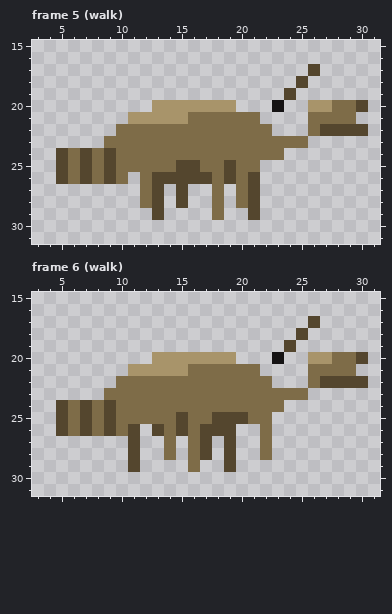
Two states of a pixel-art file, Assets/Animales/pancora_de_concepcion.aseprite. Above, as it was before the edit.
32x32 pixels, 6 frames. Shown: frame 5 (walk): x 3..31, y 15..31; frame 6 (walk): x 3..31, y 15..31. The commit also changed other frames, which this record leaves out.
The result:
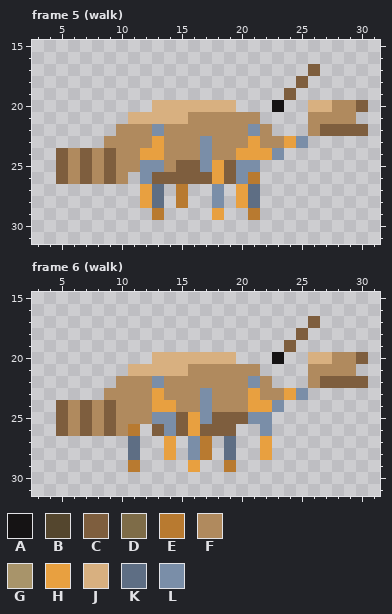
Palette (. is transparent): A #151314  B #54462e  C #7e5e3e  D #7e6c48  E #b87a30  F #b08a5e  G #a8946a  H #e8a040  J #d8b080  K #5e6e84  L #7a8ea8
From old to new:
--- frame 5 (walk)
@@ x 3..31 @@
 16 .............................
-17 .......................B.....
-18 ......................B......
-19 .....................B.......
-20 ..........GGGGGGG...A..GGDDB.
-21 ........GGGGGDDDDDD....DDDD..
-22 .......DDDDDDDDDDDDD...DBBBB.
-23 ......DDDDDDDDDDDDDDDDD......
-24 ..BDBDBDDDDDDDDDDDDDD........
-25 ..BDBDBDDDDDBBDDBDD..........
-26 ..BDBDBD.DBBBBBDBDB..........
-27 .........DB.B..D.DB..........
-28 .........DB.B..D.DB..........
-29 ..........B....D..B..........
+17 .......................C.....
+18 ......................C......
+19 .....................C.......
+20 ..........JJJJJJJ...A..JJFFC.
+21 ........JJJJJFFFFFF....FFFF..
+22 .......FFFLFFFFFFFLF...FCCCC.
+23 ......FFFFHFFFLFFFHFFHL......
+24 ..CFCFCFFHHFFFLFFHHHL........
+25 ..CFCFCFFLLFCCLHCLL..........
+26 ..CFCFCF.LCCCCCHCLE..........
+27 .........HK.E..L.HK..........
+28 .........HK.E..L.HK..........
+29 ..........E....H..E..........
 30 .............................
--- frame 6 (walk)
@@ x 3..31 @@
 16 .............................
-17 .......................B.....
-18 ......................B......
-19 .....................B.......
-20 ..........GGGGGGG...A..GGDDB.
-21 ........GGGGGDDDDDD....DDDD..
-22 .......DDDDDDDDDDDDD...DBBBB.
-23 ......DDDDDDDDDDDDDDDDD......
-24 ..BDBDBDDDDDDDDDDDDDD........
-25 ..BDBDBDDDDDBDDBBBDD.........
-26 ..BDBDBDB.BDBDBBB..D.........
-27 ........B..D.DB.B..D.........
-28 ........B..D.DB.B..D.........
-29 ........B....D..B............
+17 .......................C.....
+18 ......................C......
+19 .....................C.......
+20 ..........JJJJJJJ...A..JJFFC.
+21 ........JJJJJFFFFFF....FFFF..
+22 .......FFFLFFFFFFFLF...FCCCC.
+23 ......FFFFHFFFLFFFHFFHL......
+24 ..CFCFCFFFHHFFLFFFHHL........
+25 ..CFCFCFFFLLCHLCCCLL.........
+26 ..CFCFCFE.CLCHCCC..L.........
+27 ........K..H.LE.K..H.........
+28 ........K..H.LE.K..H.........
+29 ........E....H..E............
 30 .............................
Boxes around the changes in both pictures, in picture pixels (x1, y1, x2, y2):
changed: (56, 64, 368, 220)
changed: (56, 316, 368, 472)
